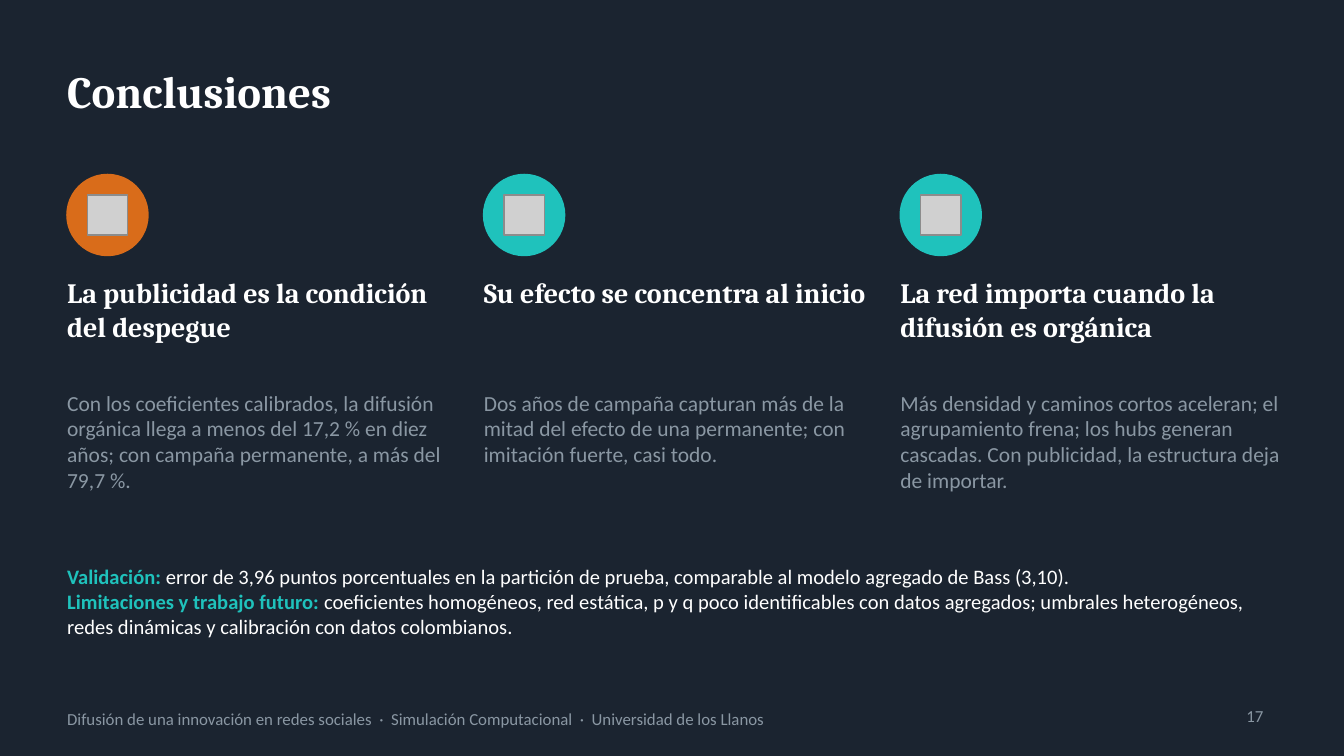
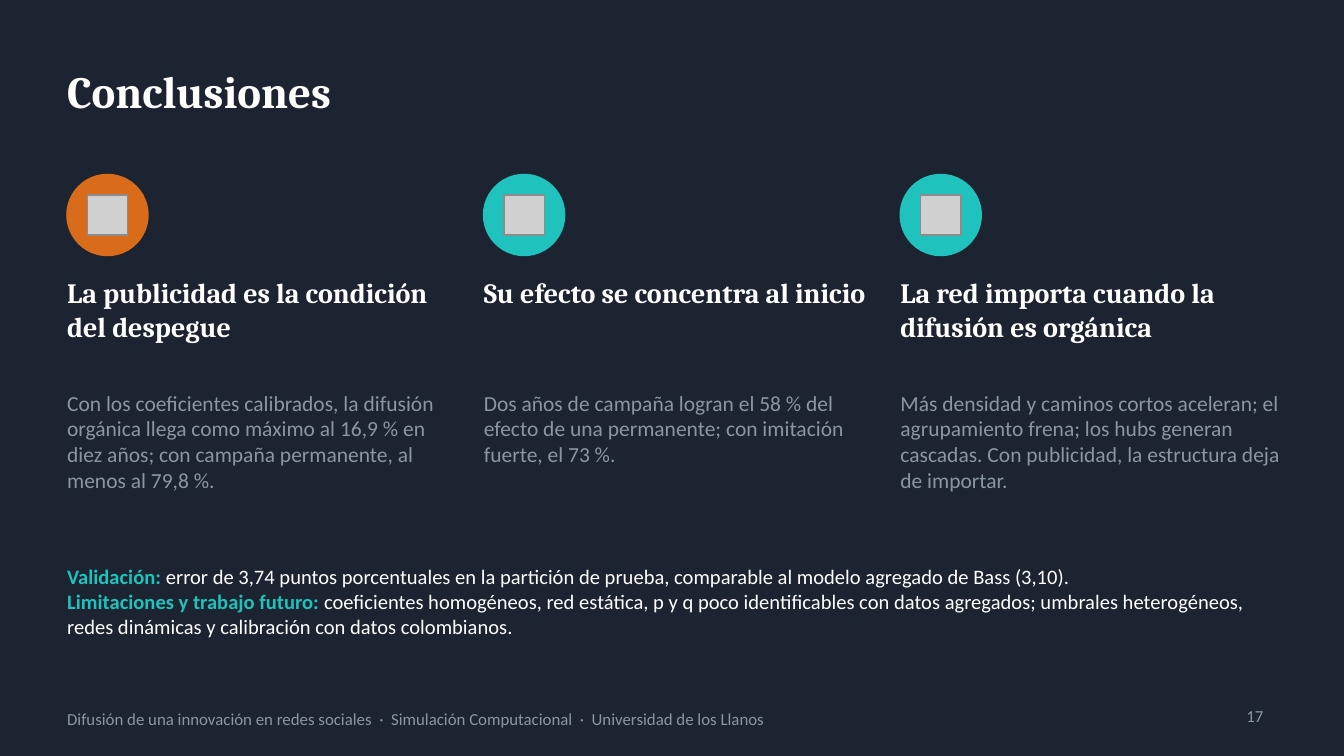
Before and after one commit to Duv4nF/Proyecto-Simulacion, a slide deck: slide 17 of Proyecto Simulación/presentacion/presentacion.pptx. Drawn at 1344x756 pixels with LibreOffice and Linux fonts; fonts in the diff are those of the drawing; grey boxes stand for pictures. Boxes give left, top, right and bottom in pixels: in the first picture for what was removed or moved away, otherwise in the second. Text is boxed around its words. In the diff, an @@ line names an element or a change of style, - is before the commit and + after.

```diff
--- a/Proyecto Simulación/presentacion/presentacion.pptx
+++ b/Proyecto Simulación/presentacion/presentacion.pptx
@@ text at box(67, 396, 434, 491): text changed @@
-Con los coeficientes calibrados, la difusión orgánica llega a menos del 17,2 % en diez años; con campaña permanente, a más del 79,7 %.
+Con los coeficientes calibrados, la difusión orgánica llega como máximo al 16,9 % en diez años; con campaña permanente, al menos al 79,8 %.
@@ text at box(484, 396, 843, 465): text changed @@
-Dos años de campaña capturan más de la mitad del efecto de una permanente; con imitación fuerte, casi todo.
+Dos años de campaña logran el 58 % del efecto de una permanente; con imitación fuerte, el 73 %.
@@ text at box(67, 569, 1069, 588): text changed @@
-Validación: error de 3,96 puntos porcentuales en la partición de prueba, comparable al modelo agregado de Bass (3,10).
+Validación: error de 3,74 puntos porcentuales en la partición de prueba, comparable al modelo agregado de Bass (3,10).
```
Also in this commit, not shown: 5 other slides changed, 49 other files.
